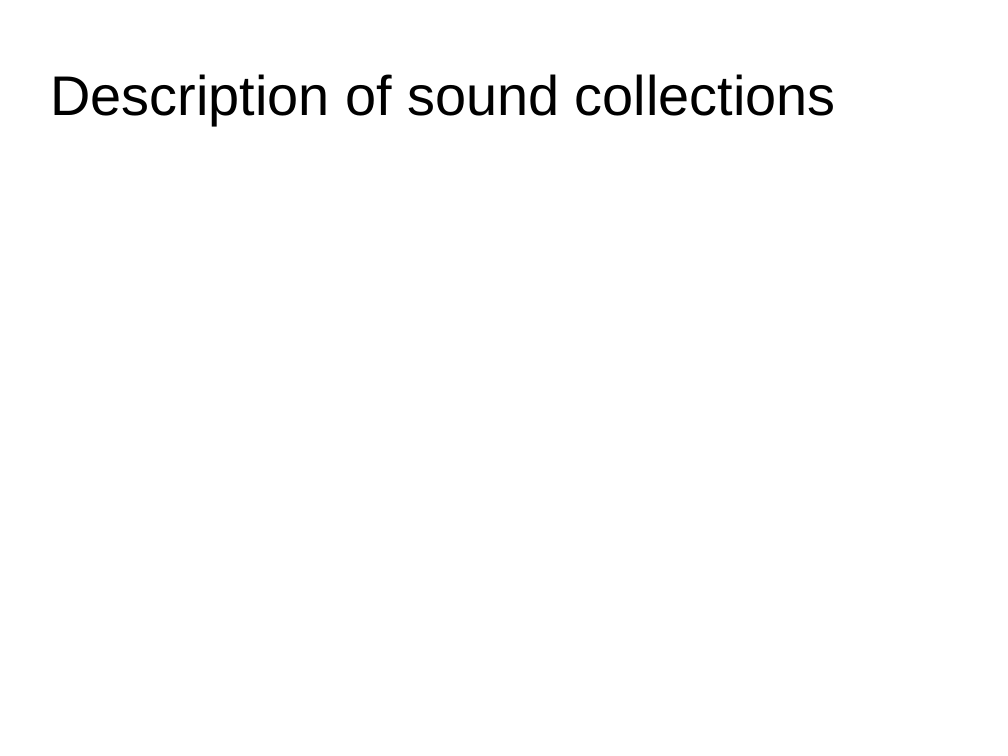
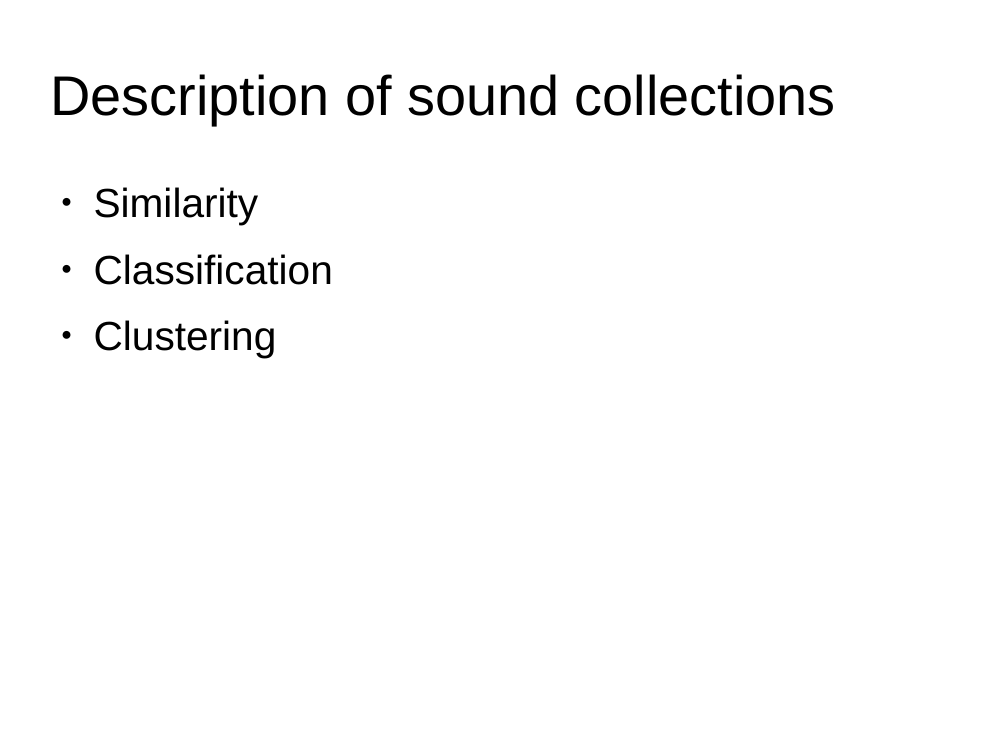
Before and after one commit to MTG/sms-tools, a slide deck: slide 4 of lectures/9-Sound-description/Sound-music-description.odp. Drawn at 1008x756 pixels with LibreOffice and Linux fonts; fonts in the diff are those of the drawing. Boxes give left, top, right and bottom in pixels: in the first picture for what was removed or moved away, otherwise in the second. Text is boxed around its words. In the diff, an @@ line names an element or a change of style, - is before the commit and + after.

```diff
--- a/lectures/9-Sound-description/Sound-music-description.odp
+++ b/lectures/9-Sound-description/Sound-music-description.odp
@@ text added at [94,187,333,358], 32 pt, text #000000 @@
+● Similarity
+● Classification
+● Clustering
```
Also in this commit, not shown: 5 other slides changed, 15 other files.
